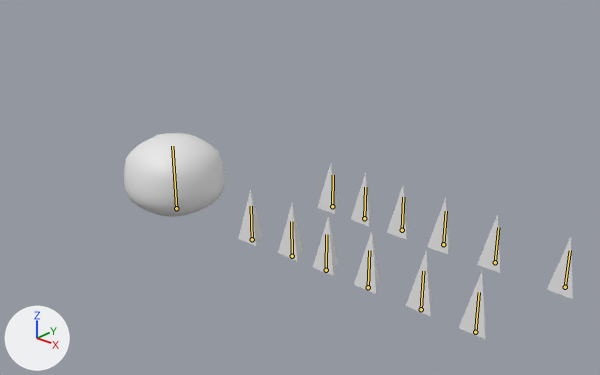
The Blender file project/ResourcesData/GameScene/Model/player_spike.blend: old version first, new version second.
One viewpoint serves both versions: a camera (50 mm lens) standing at (8.87, -7.34, 5.19) and looking at (2.23, 0.26, 0.89). The axes (+X, +Y, +Z) are drawn at lower left. The lights are the same throughout. The bones that bend it are drawn over the model as lines.

Objects in the first picture: 'Cube.001', '円錐.010'.
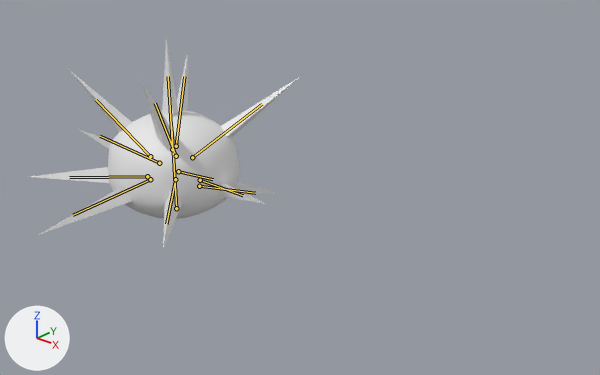
The newer file adds an action. The first version stands in its rest pose; the second is drawn at frame 6 of the action 'アーマチュア.001Action.001'.

Pixel boxes [x1, y1, x2, y2] of what changed, in the pictures (600 x 375 px):
'円錐.010', posed (20% narrower, 20% taller)
    before: [238, 163, 573, 339]
    after: [30, 38, 298, 249]
'Cube.001', posed (30% wider, 29% taller)
    before: [124, 133, 225, 217]
    after: [108, 110, 240, 219]
bone 'ボーン', root to tip
    before: (176, 208) to (172, 146)
    after: (176, 208) to (171, 126)
bone 'ボーン', root to tip
    before: (252, 239) to (251, 206)
    after: (200, 180) to (243, 195)
bone 'ボーン.001', root to tip
    before: (292, 256) to (291, 221)
    after: (172, 149) to (168, 76)
bone 'ボーン.002', root to tip
    before: (326, 270) to (326, 234)
    after: (192, 157) to (262, 104)
bone 'ボーン.003', root to tip
    before: (368, 287) to (369, 250)
    after: (147, 176) to (69, 177)
bone 'ボーン.004', root to tip
    before: (421, 309) to (423, 271)
    after: (150, 156) to (96, 100)
bone 'ボーン.005', root to tip
    before: (475, 332) to (479, 292)
    after: (178, 171) to (213, 179)
bone 'ボーン.006', root to tip
    before: (332, 206) to (333, 175)
    after: (159, 163) to (100, 136)
bone 'ボーン.007', root to tip
    before: (364, 218) to (365, 187)
    after: (176, 146) to (184, 76)
bone 'ボーン.008', root to tip
    before: (402, 230) to (403, 197)
    after: (175, 179) to (166, 224)
bone 'ボーン.009', root to tip
    before: (443, 244) to (446, 211)
    after: (150, 179) to (73, 215)
bone 'ボーン.010', root to tip
    before: (495, 262) to (498, 227)
    after: (176, 156) to (155, 103)
bone 'ボーン.011', root to tip
    before: (565, 287) to (570, 250)
    after: (199, 186) to (255, 193)

Diff of the bpy script that builds the scene:
```diff
--- a/project/ResourcesData/GameScene/Model/player_spike.blend.py
+++ b/project/ResourcesData/GameScene/Model/player_spike.blend.py
@@ bone_ボーン @@
 bone_ボーン = bpy.data.objects['アーマチュア'].pose.bones['ボーン']
-bone_ボーン.scale = (1.0, 1.0, 1.0)
+bone_ボーン.scale = (1.3, 1.3, 1.3)
@@ bone_ボーン_ @@
 bone_ボーン_ = bpy.data.objects['アーマチュア.001'].pose.bones['ボーン']
-bone_ボーン_.location = (0.0, 0.0, 0.0)
-bone_ボーン_.rotation_quaternion = (1.0, 0.0, 0.0, 0.0)  # degrees (0, 0, 0)
-bone_ボーン_.scale = (1.0, 1.0, 1.0)
+bone_ボーン_.location = (-2.18, 1.1, -0.17)
+bone_ボーン_.rotation_quaternion = (0.71, 0.0, 0.0, -0.704)  # degrees (0, 0, -90)
+bone_ボーン_.scale = (1.0, 1.72, 1.0)
@@ bone_ボーン_001 @@
 bone_ボーン_001 = bpy.data.objects['アーマチュア.001'].pose.bones['ボーン.001']
-bone_ボーン_001.location = (0.0, 0.0, 0.0)
-bone_ボーン_001.scale = (1.0, 1.0, 1.0)
+bone_ボーン_001.location = (-4.53, 1.84, 0.0)
+bone_ボーン_001.scale = (1.0, 2.13, 1.0)
@@ bone_ボーン_002 @@
 bone_ボーン_002 = bpy.data.objects['アーマチュア.001'].pose.bones['ボーン.002']
-bone_ボーン_002.location = (0.0, 0.0, 0.0)
-bone_ボーン_002.rotation_quaternion = (1.0, 0.0, 0.0, 0.0)  # degrees (0, 0, 0)
-bone_ボーン_002.scale = (1.0, 1.0, 1.0)
+bone_ボーン_002.location = (-5.26, 1.6, -0.35)
+bone_ボーン_002.rotation_quaternion = (0.89, -0.359, -0.106, -0.262)  # degrees (-39, -22, -25)
+bone_ボーン_002.scale = (1.0, 2.53, 1.0)
@@ bone_ボーン_003 @@
 bone_ボーン_003 = bpy.data.objects['アーマチュア.001'].pose.bones['ボーン.003']
-bone_ボーン_003.location = (0.0, 0.0, 0.0)
-bone_ボーン_003.rotation_quaternion = (1.0, 0.0, 0.0, 0.0)  # degrees (0, 0, 0)
-bone_ボーン_003.scale = (1.0, 1.0, 1.0)
+bone_ボーン_003.location = (-7.57, 1.01, 0.51)
+bone_ボーン_003.rotation_quaternion = (0.68, 0.649, -0.247, 0.235)  # degrees (87, -40, 0)
+bone_ボーン_003.scale = (1.0, 2.18, 1.0)
@@ bone_ボーン_004 @@
 bone_ボーン_004 = bpy.data.objects['アーマチュア.001'].pose.bones['ボーン.004']
-bone_ボーン_004.location = (0.0, 0.0, 0.0)
-bone_ボーン_004.rotation_quaternion = (1.0, 0.0, 0.0, 0.0)  # degrees (0, 0, 0)
-bone_ボーン_004.scale = (1.0, 1.0, 1.0)
+bone_ボーン_004.location = (-8.93, 1.66, 0.48)
+bone_ボーン_004.rotation_quaternion = (0.929, 0.213, -0.068, 0.296)  # degrees (22, -15, 33)
+bone_ボーン_004.scale = (1.0, 2.17, 1.0)
@@ bone_ボーン_005 @@
 bone_ボーン_005 = bpy.data.objects['アーマチュア.001'].pose.bones['ボーン.005']
-bone_ボーン_005.location = (0.0, 0.0, 0.0)
-bone_ボーン_005.rotation_quaternion = (1.0, 0.0, 0.0, 0.0)  # degrees (0, 0, 0)
-bone_ボーン_005.scale = (1.0, 1.0, 1.0)
+bone_ボーン_005.location = (-10.35, 0.9, -0.51)
+bone_ボーン_005.rotation_quaternion = (0.438, -0.579, -0.283, 0.626)  # degrees (-79, 29, 86)
+bone_ボーン_005.scale = (1.0, 2.05, 1.0)
@@ bone_ボーン_006 @@
 bone_ボーン_006 = bpy.data.objects['アーマチュア.001'].pose.bones['ボーン.006']
-bone_ボーン_006.location = (0.0, 0.0, 0.0)
-bone_ボーン_006.rotation_quaternion = (1.0, 0.0, 0.0, 0.0)  # degrees (0, 0, 0)
-bone_ボーン_006.scale = (1.0, 1.0, 1.0)
+bone_ボーン_006.location = (-4.07, 1.25, 3.12)
+bone_ボーン_006.rotation_quaternion = (0.728, 0.0, 0.0, 0.685)  # degrees (0, 0, 87)
+bone_ボーン_006.scale = (1.0, 2.86, 1.0)
@@ bone_ボーン_007 @@
 bone_ボーン_007 = bpy.data.objects['アーマチュア.001'].pose.bones['ボーン.007']
-bone_ボーン_007.location = (0.0, 0.0, 0.0)
-bone_ボーン_007.rotation_quaternion = (1.0, 0.0, 0.0, 0.0)  # degrees (0, 0, 0)
-bone_ボーン_007.scale = (1.0, 1.0, 1.0)
+bone_ボーン_007.location = (-4.82, 1.83, 2.79)
+bone_ボーン_007.rotation_quaternion = (0.888, -0.308, -0.112, 0.322)  # degrees (-38, 0, 40)
+bone_ボーン_007.scale = (1.0, 2.53, 1.0)
@@ bone_ボーン_008 @@
 bone_ボーン_008 = bpy.data.objects['アーマチュア.001'].pose.bones['ボーン.008']
-bone_ボーン_008.location = (0.0, 0.0, 0.0)
-bone_ボーン_008.rotation_quaternion = (1.0, 0.0, 0.0, 0.0)  # degrees (0, 0, 0)
-bone_ボーン_008.scale = (1.0, 1.0, 1.0)
+bone_ボーン_008.location = (-5.07, 1.33, 3.81)
+bone_ボーン_008.rotation_quaternion = (0.654, 0.655, 0.268, -0.269)  # degrees (90, 45, 0)
+bone_ボーン_008.scale = (1.0, 2.87, 1.0)
@@ bone_ボーン_009 @@
 bone_ボーン_009 = bpy.data.objects['アーマチュア.001'].pose.bones['ボーン.009']
-bone_ボーン_009.location = (0.0, 0.0, 0.0)
-bone_ボーン_009.rotation_quaternion = (1.0, 0.0, 0.0, 0.0)  # degrees (0, 0, 0)
-bone_ボーン_009.scale = (1.0, 1.0, 1.0)
+bone_ボーン_009.location = (-6.97, 1.33, 4.26)
+bone_ボーン_009.rotation_quaternion = (0.68, 0.733, 0.0, 0.0)  # degrees (94, 0, 0)
+bone_ボーン_009.scale = (1.0, 2.59, 1.0)
@@ bone_ボーン_010 @@
 bone_ボーン_010 = bpy.data.objects['アーマチュア.001'].pose.bones['ボーン.010']
-bone_ボーン_010.location = (0.0, 0.0, 0.0)
-bone_ボーン_010.rotation_quaternion = (1.0, 0.0, 0.0, 0.0)  # degrees (0, 0, 0)
-bone_ボーン_010.scale = (1.0, 1.0, 1.0)
+bone_ボーン_010.location = (-8.03, 1.99, 3.7)
+bone_ボーン_010.rotation_quaternion = (0.935, 0.247, -0.124, -0.223)  # degrees (31, -7, -29)
+bone_ボーン_010.scale = (1.0, 2.62, 1.0)
@@ bone_ボーン_011 @@
 bone_ボーン_011 = bpy.data.objects['アーマチュア.001'].pose.bones['ボーン.011']
-bone_ボーン_011.location = (0.0, 0.0, 0.0)
-bone_ボーン_011.rotation_quaternion = (1.0, 0.0, 0.0, 0.0)  # degrees (0, 0, 0)
-bone_ボーン_011.scale = (1.0, 1.0, 1.0)
+bone_ボーン_011.location = (-10.0, 0.8, 2.86)
+bone_ボーン_011.rotation_quaternion = (0.519, -0.802, -0.255, 0.153)  # degrees (-114, -1, 35)
+bone_ボーン_011.scale = (1.0, 1.99, 1.0)
```
